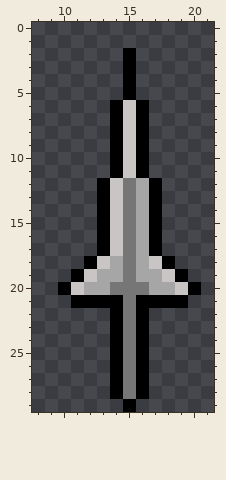
A pixel-art sprite gets an edit: images/needle.png. This is how it looked before the edit.
The file is 30x30 pixels. Shown: x 8..21, y 0..29.
After the commit:
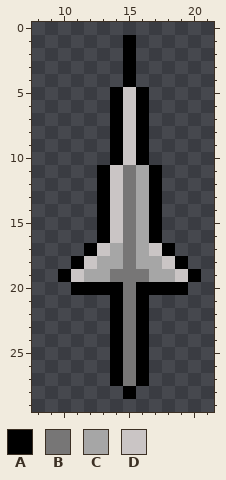
Palette (. is transparent): A #000000  B #777676  C #a6a6a6  D #cac5c5
Difference:
y 1: x 15 . -> A
y 5: x 14..16 .A. -> ADA
y 11: x 13..17 .ADA. -> ADBCA
y 17: x 12..14 .AD -> ADC; x 17..18 A. -> DA
y 18: x 11..13 .AD -> ADC; x 17..19 DA. -> CDA
y 19: x 10..12 .AD -> ADC; x 14 C -> B; x 16 C -> B; x 18..20 DA. -> CDA
y 20: x 10..14 ADCCB -> .AAAA; x 16..20 BCCDA -> AAAA.
y 21: x 11..13 AAA -> ...; x 17..19 AAA -> ...
y 28: x 14..16 ABA -> .A.
y 29: x 15 A -> .
